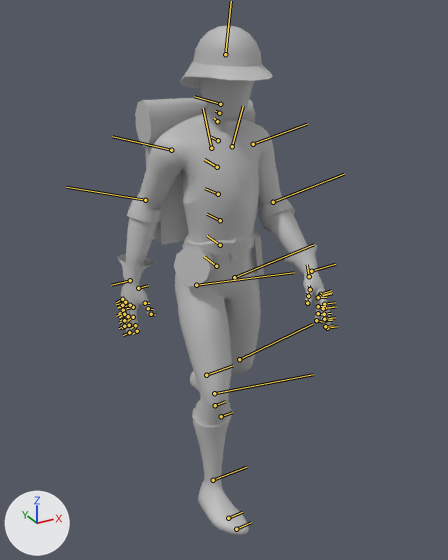
What one commit did to the FBX model Assets/Models/Character/Character@Walk.fbx.
Both versions are drawn from a 50 mm lens placed at (-1.01, -1.888, 1.797), pointed at (0.024, -0.007, 0.856). Arrows for +X, +Y and +Z are at lower left; the lights stay in place. Both versions are drawn at frame 3 of the action 'Take 001|BaseLayer'; the numbers are the values there. The bones that bend it are drawn over the model as lines.

Objects in the first picture: 'Backpack', 'Bedroll', 'Canteen', 'Character', 'Hat', 'Left_Cuff'.
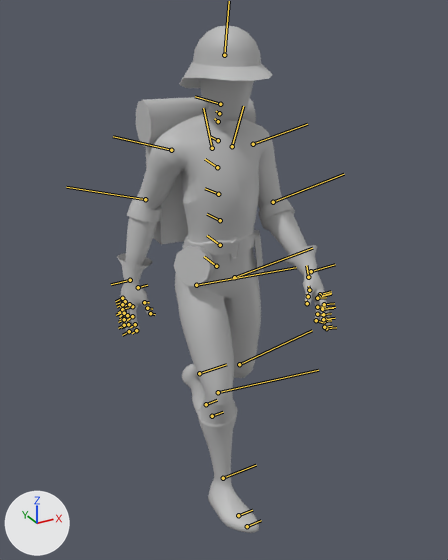
Diff of the bpy script that builds the scene:
```diff
--- a/Assets/Models/Character/Character@Walk.fbx.py
+++ b/Assets/Models/Character/Character@Walk.fbx.py
@@ bone_animaticmale_spine_02shjnt @@
 bone_animaticmale_spine_02shjnt = bpy.data.objects['Armature'].pose.bones['AnimaticMale_Spine_02SHJnt']  # child of 'AnimaticMale_Spine_01SHJnt'
-bone_animaticmale_spine_02shjnt.rotation_quaternion = (1.0, 0.0, 0.0, 0.0)  # degrees (0, 0, 0)
+bone_animaticmale_spine_02shjnt.rotation_quaternion = (1.0, 0.0, 0.0, -0.009)  # degrees (0, 0, -1)
@@ bone_animaticmale_l_leg_hipshjnt @@
 bone_animaticmale_l_leg_hipshjnt = bpy.data.objects['Armature'].pose.bones['AnimaticMale_l_Leg_HipSHJnt']  # child of 'AnimaticMale_ROOTSHJnt'
-bone_animaticmale_l_leg_hipshjnt.rotation_quaternion = (0.999, -0.022, -0.012, -0.02)  # degrees (-3, -1, -2)
+bone_animaticmale_l_leg_hipshjnt.rotation_quaternion = (0.997, -0.035, -0.046, -0.043)  # degrees (-4, -5, -5)
@@ bone_animaticmale_l_leg_kneeshjnt @@
 bone_animaticmale_l_leg_kneeshjnt = bpy.data.objects['Armature'].pose.bones['AnimaticMale_l_Leg_KneeSHJnt']  # child of 'AnimaticMale_l_Leg_HipSHJnt'
-bone_animaticmale_l_leg_kneeshjnt.rotation_quaternion = (0.936, 0.0, 0.352, 0.0)  # degrees (0, 41, 0)
+bone_animaticmale_l_leg_kneeshjnt.rotation_quaternion = (0.905, 0.0, 0.426, 0.0)  # degrees (0, 50, 0)
@@ bone_animaticmale_l_leg_ankleshjnt @@
 bone_animaticmale_l_leg_ankleshjnt = bpy.data.objects['Armature'].pose.bones['AnimaticMale_l_Leg_AnkleSHJnt']  # child of 'AnimaticMale_l_Leg_KneeSHJnt'
-bone_animaticmale_l_leg_ankleshjnt.rotation_quaternion = (0.981, 0.152, -0.117, 0.024)  # degrees (18, -14, 1)
+bone_animaticmale_l_leg_ankleshjnt.rotation_quaternion = (0.982, 0.151, -0.095, 0.059)  # degrees (17, -12, 5)
@@ bone_animaticmale_r_leg_hipshjnt @@
 bone_animaticmale_r_leg_hipshjnt = bpy.data.objects['Armature'].pose.bones['AnimaticMale_r_Leg_HipSHJnt']  # child of 'AnimaticMale_ROOTSHJnt'
-bone_animaticmale_r_leg_hipshjnt.rotation_quaternion = (0.942, 0.074, -0.32, 0.074)  # degrees (7, -38, 7)
+bone_animaticmale_r_leg_hipshjnt.rotation_quaternion = (0.938, 0.1, -0.318, 0.101)  # degrees (9, -38, 9)
```

Pixel boxes (x1, y1, x2, y2) of what changed, in the pictures (448 x 560 px):
'Character', posed
    before: (120, 77, 331, 535)
    after: (120, 78, 330, 533)
'Hat', posed
    before: (180, 25, 273, 88)
    after: (179, 25, 273, 88)
bone 'AnimaticMale_l_Leg_HipSHJnt', root to tip
    before: (234, 277) to (314, 244)
    after: (234, 277) to (312, 248)
bone 'AnimaticMale_l_Leg_KneeSHJnt', root to tip
    before: (239, 359) to (312, 324)
    after: (239, 364) to (312, 330)
bone 'AnimaticMale_l_Leg_AnkleSHJnt', root to tip
    before: (206, 375) to (233, 365)
    after: (199, 373) to (226, 364)
bone 'AnimaticMale_r_Leg_HipSHJnt', root to tip
    before: (196, 285) to (294, 272)
    after: (196, 285) to (296, 267)
